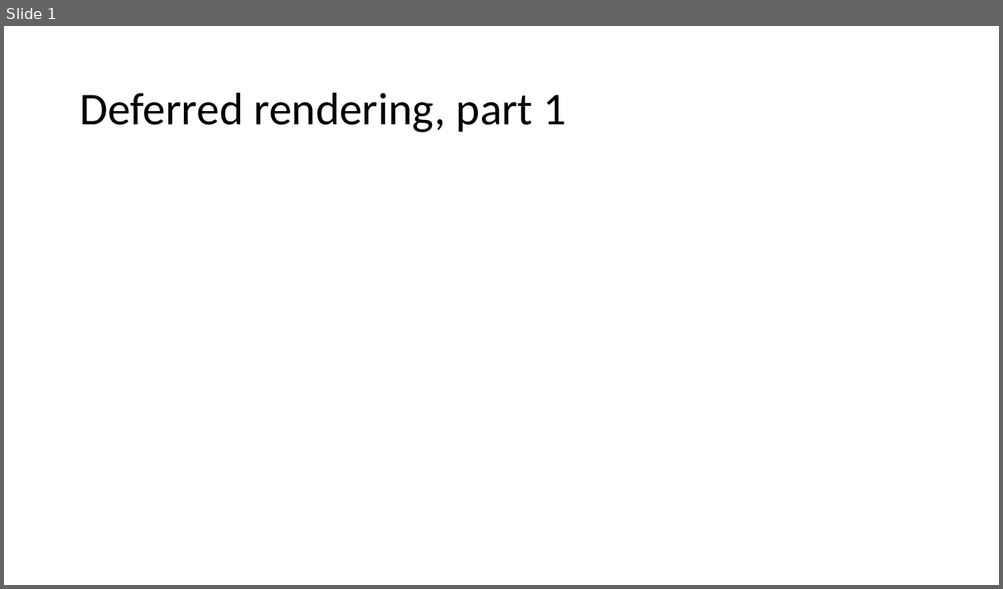
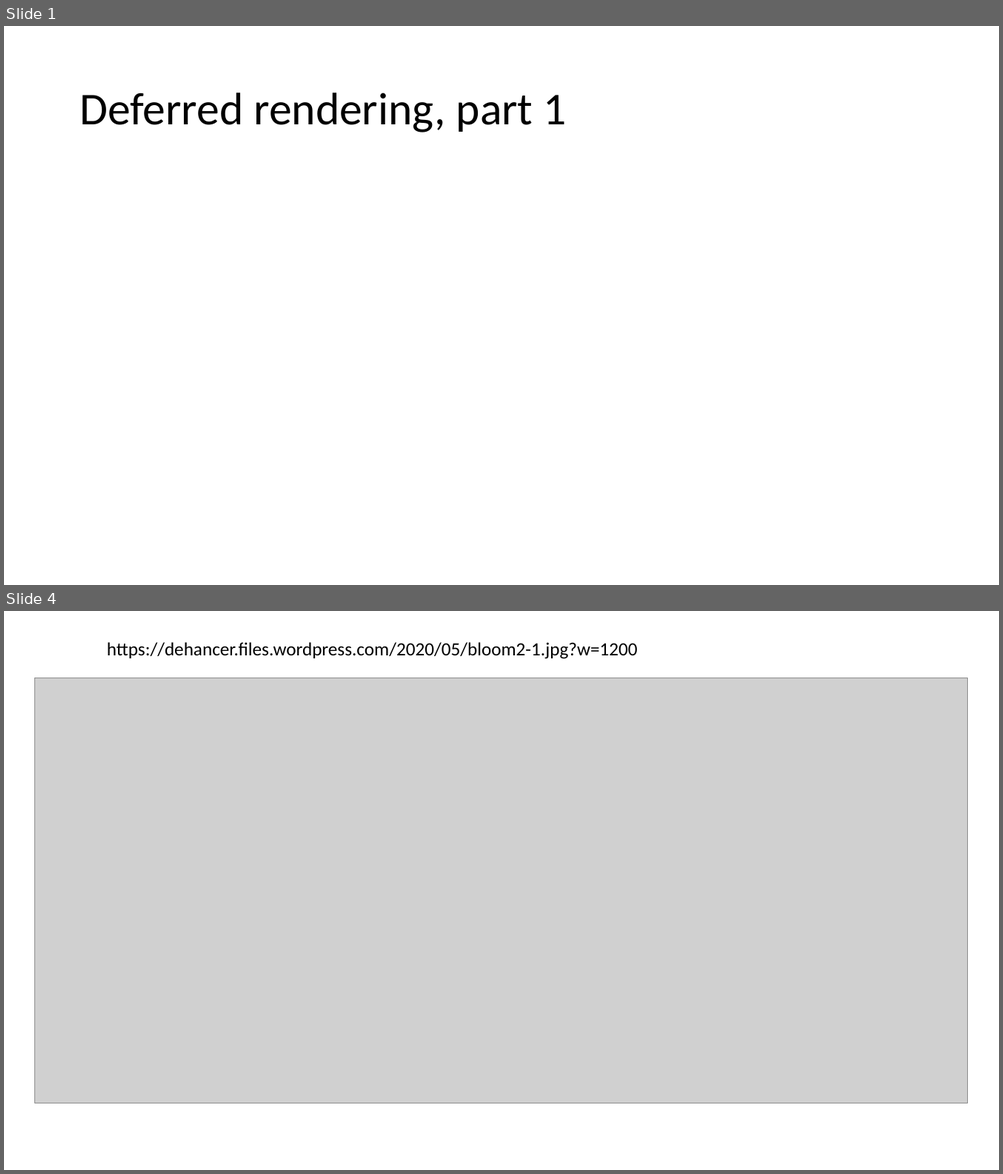
Before and after one commit to FeeneyCodes/GDP202324, a slide deck: 6020_Graph_2/D2D/Week_05 (2nd pass)/2nd pass effects.pptx. Shown one above the other, each under a label of ours: slide 1 before the commit, slides 1 and 4 after it; the slides between them are not shown. The pictures are 1003x589 and 1003x1174 pixels, drawn with LibreOffice and Linux fonts; fonts in the diff are those of the drawing; grey boxes stand for pictures. Boxes give left, top, right and bottom in pixels: in the first picture for what was removed or moved away, otherwise in the second. Text is boxed around its words. In the diff, an @@ line names an element or a change of style, - is before the commit and + after.

```diff
--- a/6020_Graph_2/D2D/Week_05 (2nd pass)/2nd pass effects.pptx
+++ b/6020_Graph_2/D2D/Week_05 (2nd pass)/2nd pass effects.pptx
@@ slide 4 added at [4,611,999,1170], background #FFFFFF @@
@@ text added at [107,642,637,659], 18 pt, text #000000 @@
+https://dehancer.files.wordpress.com/2020/05/bloom2-1.jpg?w=1200
@@ picture added at [35,678,968,1104] @@
```
Also in this commit, not shown: 4 other slides added, 3 slides removed, 4 other files.
